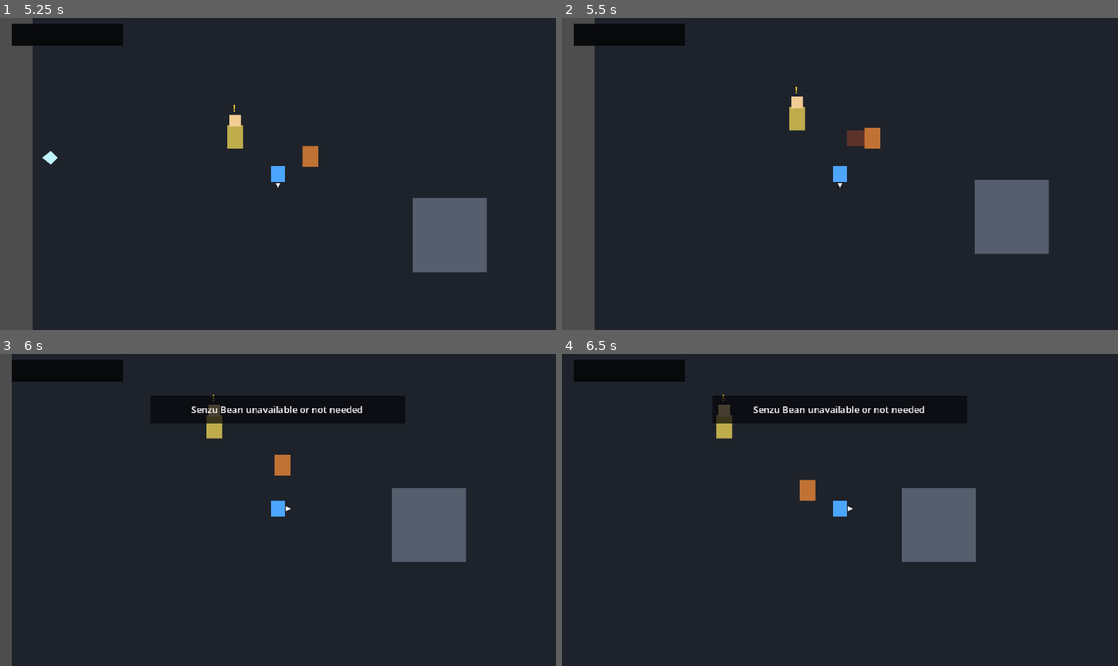
Above: before the commit, frames 1-4 (two rows, left to right).
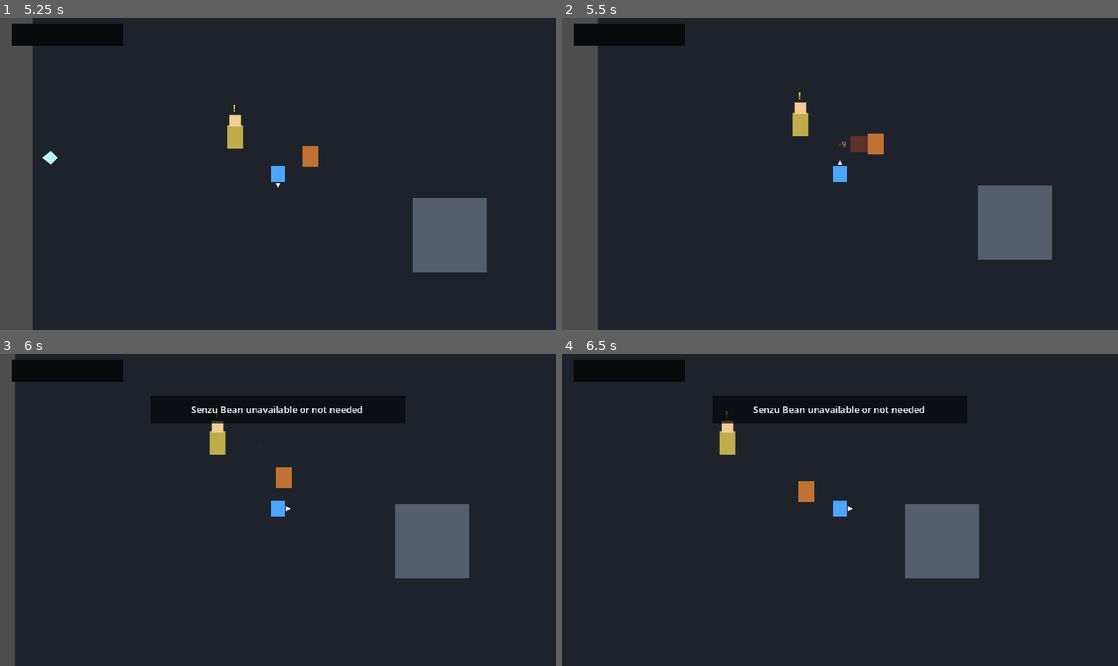
Above: after the commit, the same moments.

Repository: kikajima/dragonballsoullegacy
Game: Godot game, scene res://scenes/bootstrap/bootstrap.tscn
Two runs of this game, one before a commit and one after it. Both use one fixed random seed, a clock stepped at 60 frames per second and the inputs below.
Inputs:
- Up to frame 1 (5.25 s): tap Enter (ui_accept) at 0.5, 0.77, 1.52, 3.02, 3.5, 3.77, 4.52 s; hold D (move_right) 0.53-1.28 s; tap J (attack) at 0.6 s; hold S (move_down) 1.28-2.03 s; tap Shift (block) at 1.35 s; hold D (move_right) 2.03-2.78 s; hold L (charge_ki) 2.03-2.78 s; hold W (move_up) 2.78-3.53 s; tap Space (dash) at 2.85 s; hold E (interact) 3.53-4.28 s; hold A (move_left) 3.53-5.03 s; tap K (ki_blast) at 4.35 s; hold S (move_down) from 5.03 s (still down); tap I (kick) at 5.1 s
- Up to frame 2 (5.5 s): keep holding S (move_down)
- Up to frame 3 (6 s): release S (move_down) at 5.78 s; hold D (move_right) from 5.78 s (still down); tap Q (quick_item) at 5.85 s
- Up to frame 4 (6.5 s): keep holding D (move_right); tap Enter (ui_accept) at 6.02 s

Frame 1 is identical in both runs. In frame 2, 2.0% of the frame differs, in the area x 5-89%, y 0-100%; in frame 3, 2.9%, in the area x 2-85%, y 0-100%; in frame 4, 2.1%.

Commit message:
balance: widen enemy melee hitbox for close range reliability

Diff:
--- a/actors/enemies/debug_goku_enemy.tscn
+++ b/actors/enemies/debug_goku_enemy.tscn
@@ -26,7 +26,7 @@
 size = Vector2(14, 18)
 
 [sub_resource type="RectangleShape2D" id="AttackShape"]
-size = Vector2(22, 20)
+size = Vector2(24, 24)
 
 [node name="DebugGokuEnemy" type="CharacterBody2D" groups=["enemy"]]
 motion_mode = 1
